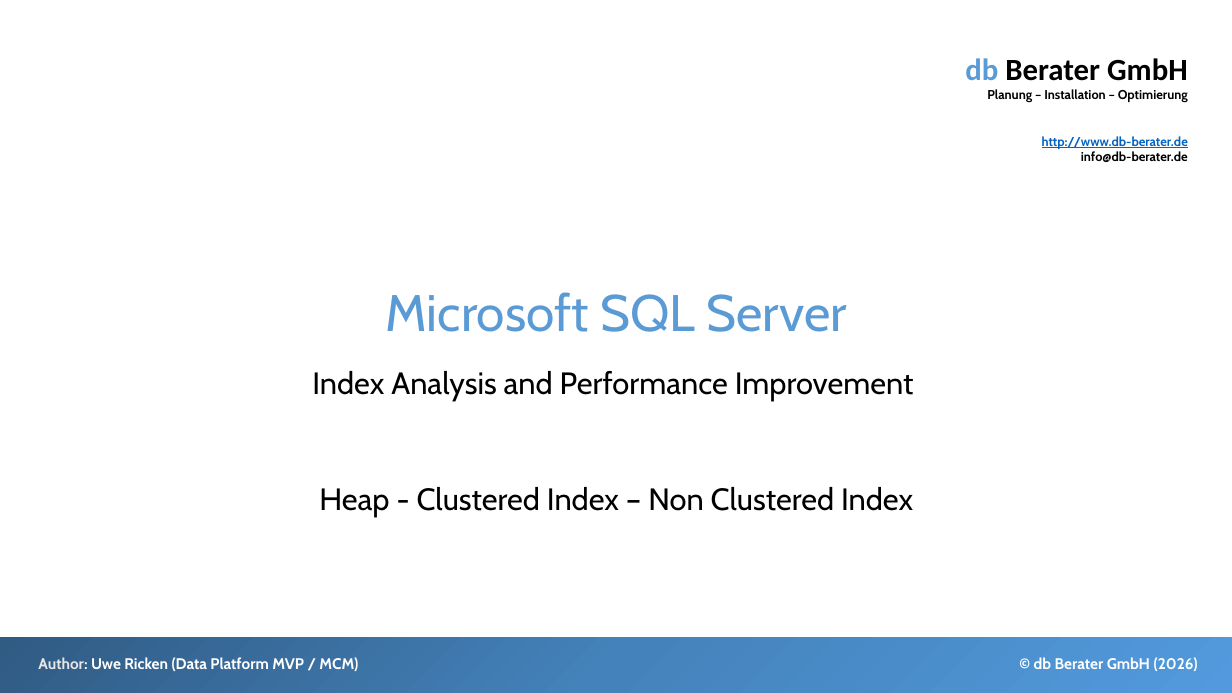
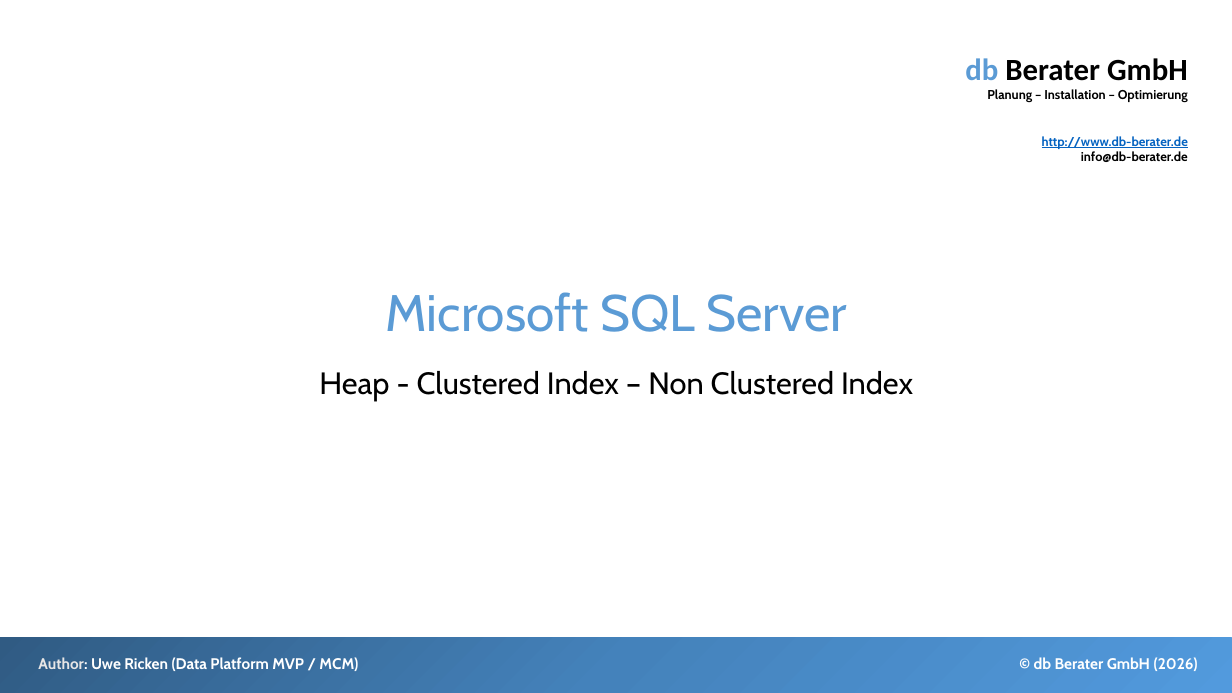
Before and after one commit to db-berater/SQL-Server-Basics, a slide deck: slide 1 of 01 - documentation and preparation/02 - SQL Server Clustered Index - Nonclustered Index - Heap - db Berater GmbH.pptx. Drawn at 1232x693 pixels with LibreOffice and Linux fonts; fonts in the diff are those of the drawing. Boxes give left, top, right and bottom in pixels: in the first picture for what was removed or moved away, otherwise in the second. Text is boxed around its words. In the diff, an @@ line names an element or a change of style, - is before the commit and + after.

```diff
--- a/01 - documentation and preparation/02 - SQL Server Clustered Index - Nonclustered Index - Heap - db Berater GmbH.pptx
+++ b/01 - documentation and preparation/02 - SQL Server Clustered Index - Nonclustered Index - Heap - db Berater GmbH.pptx
@@ subtitle at <box>312,371,914,400</box>: paragraph removed @@
-Index Analysis and Performance Improvement
```
Also in this commit, not shown: 30 other files.
